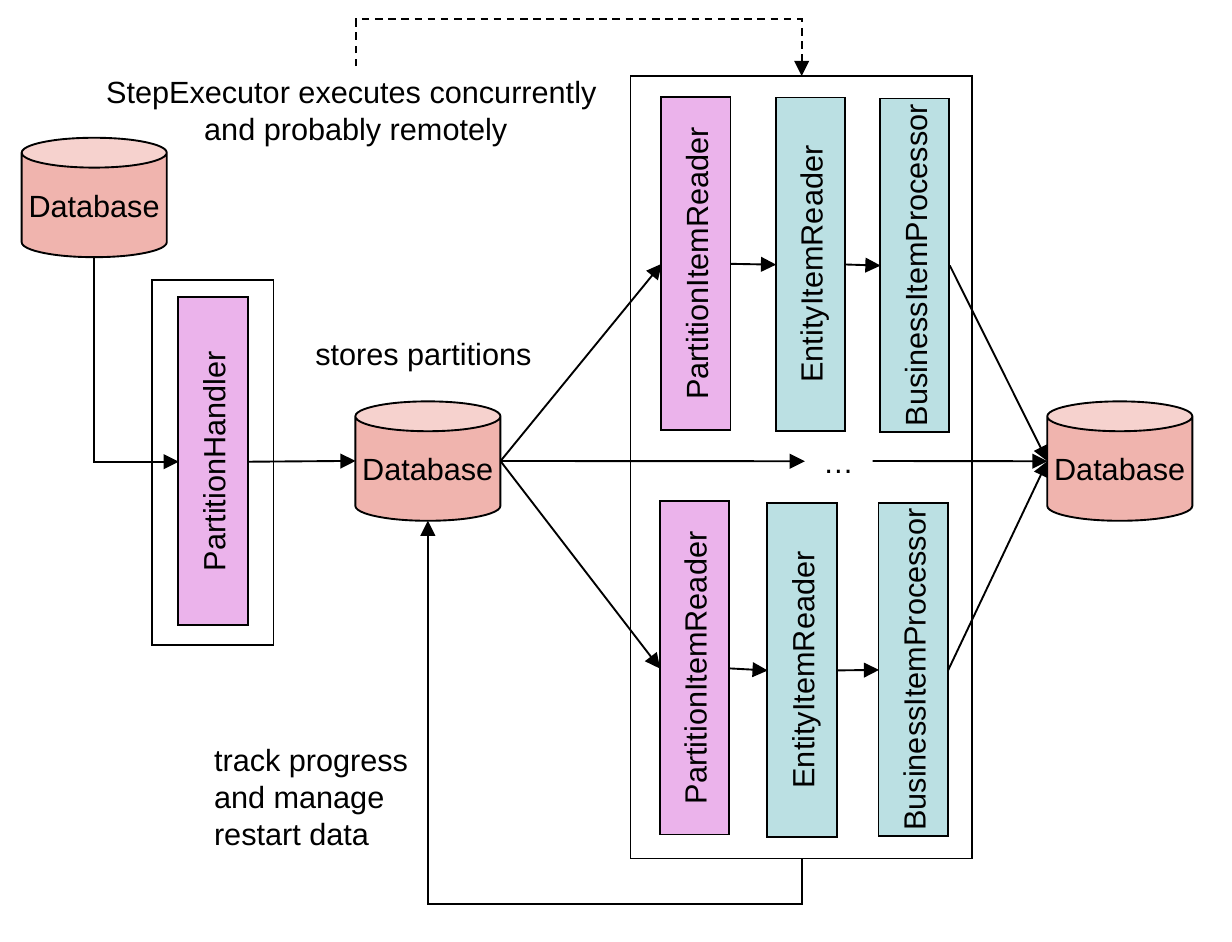
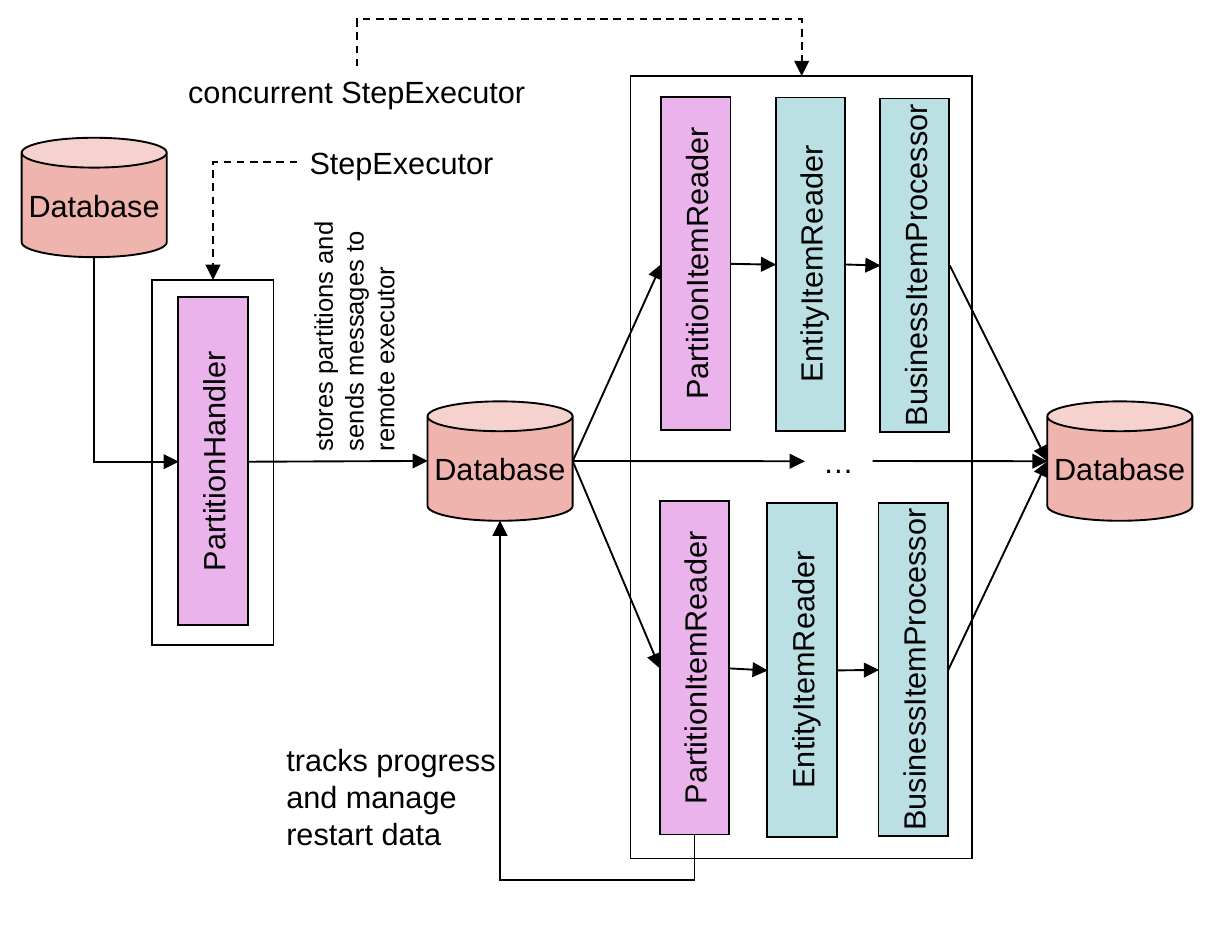
Before and after one commit to spring-projects/spring-batch, a slide deck: slide 3 of src/site/ppt/Figures.ppt. Drawn at 1232x942 pixels with LibreOffice and Linux fonts; fonts in the diff are those of the drawing. Boxes give left, top, right and bottom in pixels: in the first picture for what was removed or moved away, otherwise in the second. Text is boxed around its words. In the diff, an @@ line names an element or a change of style, - is before the commit and + after.

```diff
--- a/src/site/ppt/Figures.ppt
+++ b/src/site/ppt/Figures.ppt
@@ text removed at [106, 80, 597, 145] @@
-StepExecutor executes concurrently
-and probably remotely
@@ text added at [188, 81, 525, 109], 12 pt, text #000000 @@
+concurrent StepExecutor
@@ elbow arrow added from (296, 162) to (214, 280), #000000 0.74 pt dashed @@
@@ text added at [310, 152, 494, 180], 12 pt, text #000000 @@
+StepExecutor
@@ text added at [310, 226, 400, 449], 10 pt, text #000000 @@
+stores partitions and sends messages to remote executor
@@ arrow moved from (501, 462) - (661, 263) to (573, 462) - (661, 263) @@
@@ text removed at [315, 342, 531, 371] @@
-stores partitions
@@ cylinder "Database": place and size @@
-cylinder "Database" at [355, 401, 501, 521]
+cylinder "Database" at [427, 401, 573, 521]
@@ arrow moved from (249, 462) - (355, 460) to (249, 462) - (427, 460) @@
@@ arrow moved from (501, 462) - (661, 668) to (573, 462) - (661, 668) @@
@@ arrow moved from (501, 460) - (805, 462) to (573, 460) - (805, 462) @@
@@ elbow arrow moved from (801, 858) - (427, 521) to (694, 836) - (501, 521) @@
@@ text "tracks progress": place and size @@
-text "tracks progress" at [214, 748, 408, 846]
+text "tracks progress" at [286, 748, 495, 846]
@@ text at [286, 748, 495, 777]: text changed @@
-track progress
+tracks progress
```
Also in this commit, not shown: 2 other slides changed, 3 slides added, 26 other files.
